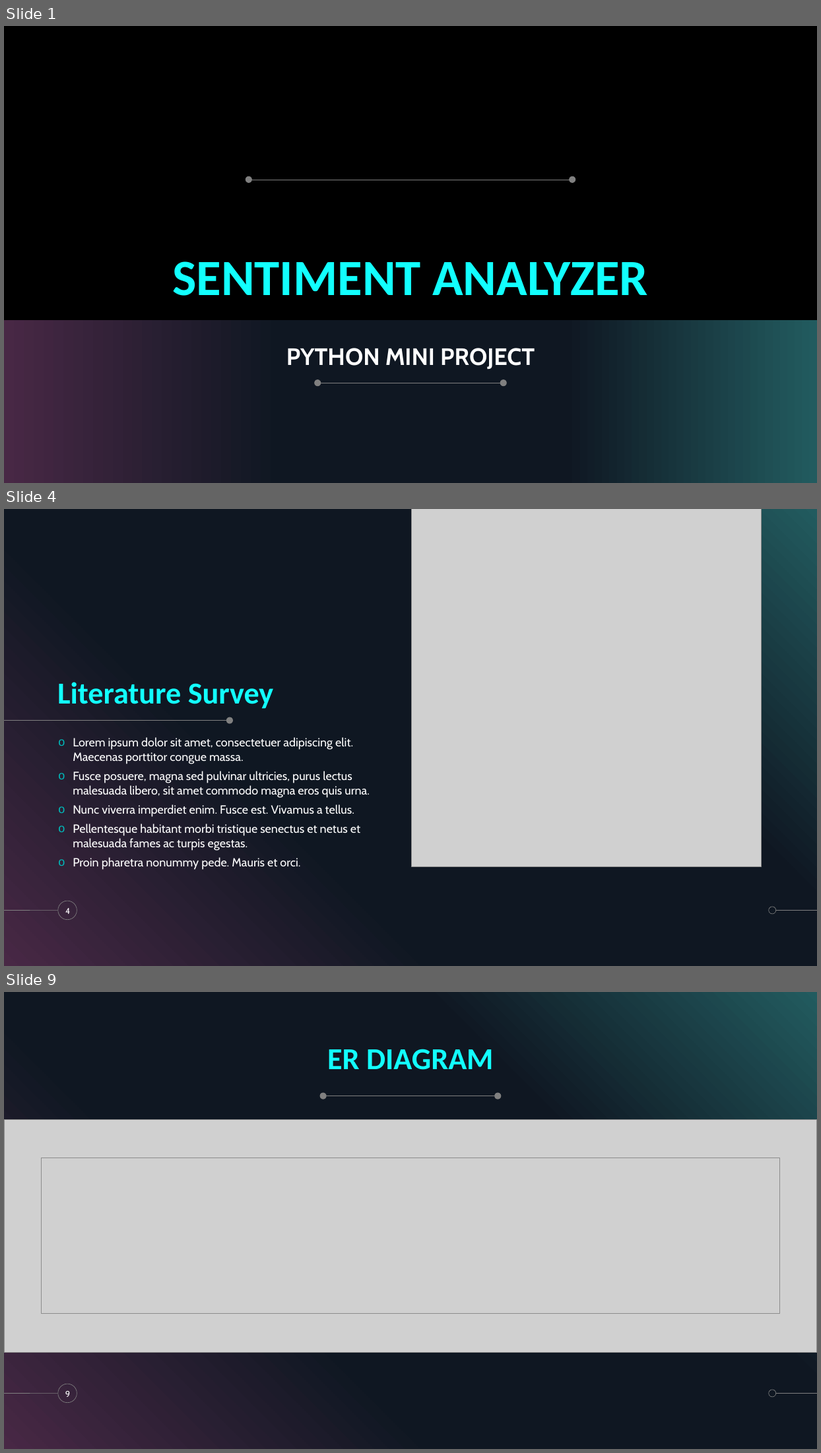
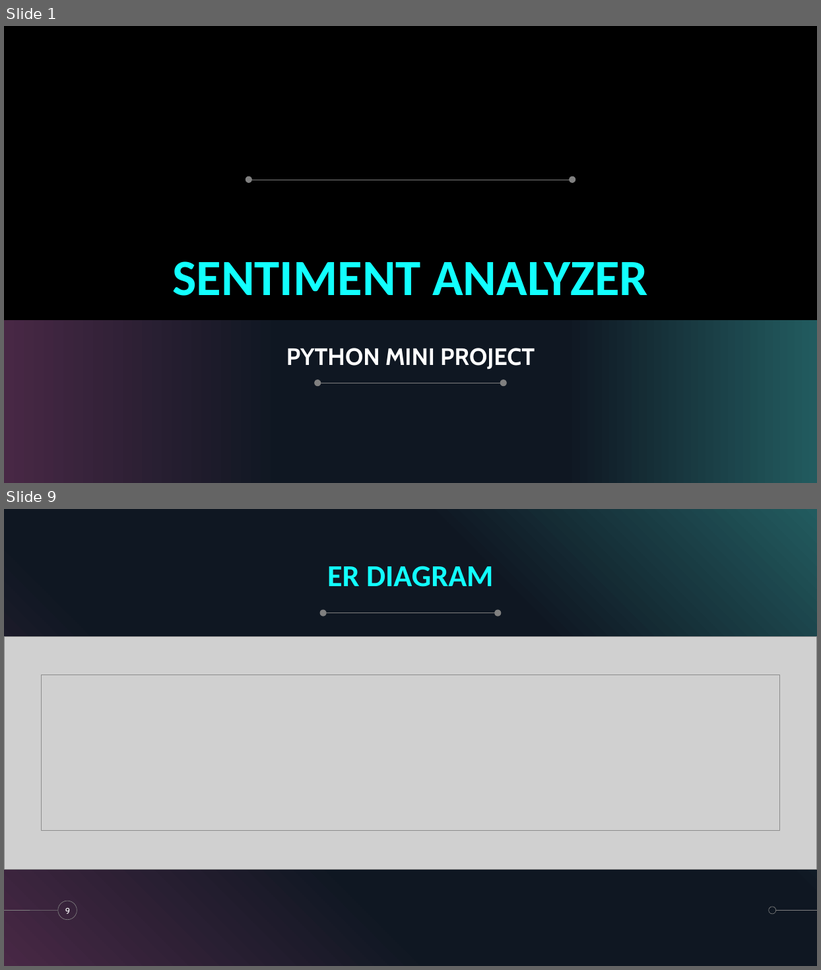
Before and after one commit to krshnknsr21/Sentiment-Analysis, a slide deck: Overview.pptx. Shown one above the other, each under a label of ours: slides 1, 4 and 9 before the commit, slides 1 and 9 after it; the slides between them are not shown. The pictures are 821x1453 and 821x970 pixels, drawn with LibreOffice and Linux fonts; fonts in the diff are those of the drawing; grey boxes stand for pictures; background and template pictures are left out. Boxes give left, top, right and bottom in pixels: in the first picture for what was removed or moved away, otherwise in the second. Text is boxed around its words. In the diff, an @@ line names an element or a change of style, - is before the commit and + after.

```diff
--- a/Overview.pptx
+++ b/Overview.pptx
@@ slide 4 removed at bbox=[4, 509, 817, 966], background #000000; not listed: 5 template elements that a slide beside it also shows @@
@@ picture removed at bbox=[411, 509, 762, 867] @@
@@ title removed at bbox=[57, 682, 273, 709] @@
-Literature Survey
@@ line removed from (4, 721) to (230, 721) @@
@@ ellipse removed at bbox=[226, 717, 234, 723] @@
@@ text removed at bbox=[73, 737, 370, 870] @@
-o Lorem ipsum dolor sit amet, consectetuer adipiscing elit. Maecenas porttitor congue massa.
-o Fusce posuere, magna sed pulvinar ultricies, purus lectus malesuada libero, sit amet commodo magna eros quis urna.
-o Nunc viverra imperdiet enim. Fusce est. Vivamus a tellus.
-o Pellentesque habitant morbi tristique senectus et netus et malesuada fames ac turpis egestas.
-o Proin pharetra nonummy pede. Mauris et orci.
@@ page number removed at bbox=[65, 908, 70, 914] @@
-4
```
Also in this commit, not shown: 4 slides changed, 4 slides added, 4 other slides removed, 7 other files.
